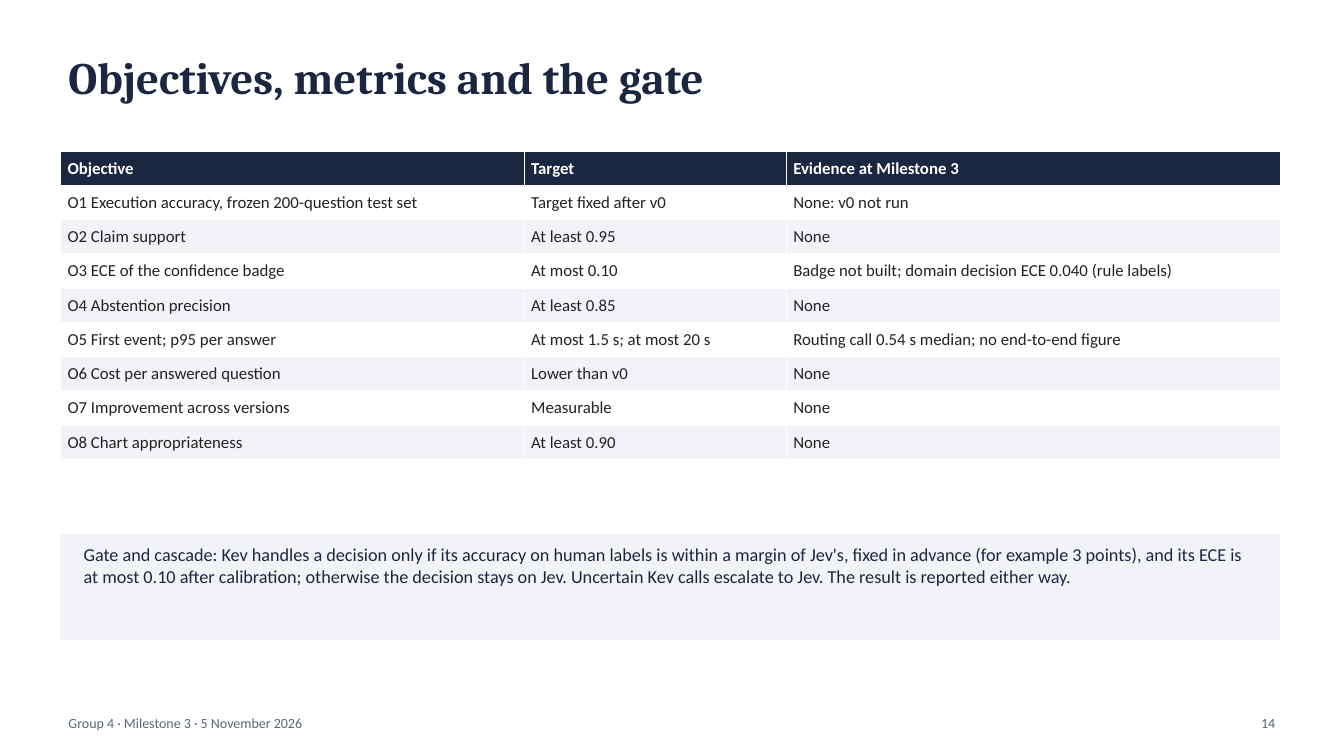
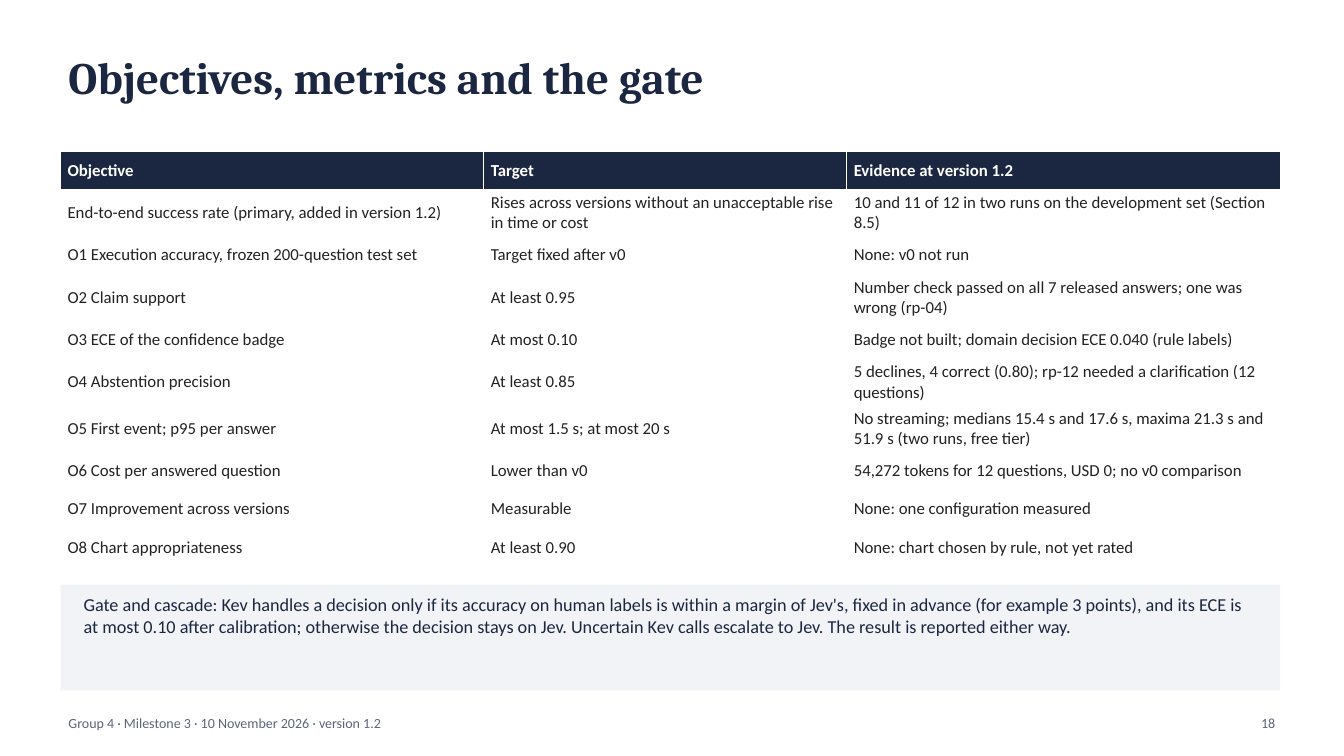
Before and after one commit to sathyaIITM/Group-4-DS-and-AI-Lab-Project, a slide deck: slide 18 of docs/milestones/Milestone3_TA_Presentation.pptx (slide 14 before the commit). Drawn at 1344x756 pixels with LibreOffice and Linux fonts; fonts in the diff are those of the drawing. Boxes give left, top, right and bottom in pixels: in the first picture for what was removed or moved away, otherwise in the second. Text is boxed around its words. In the diff, an @@ line names an element or a change of style, - is before the commit and + after.

Commit message:
DOC: Milestone 3 v1.2 final: slides, sign-off, items moved to Milestone 4, file links in the report; pin the embedding model and pgvector image, record run metadata, add the repeat run and a lock file.

```diff
--- a/docs/milestones/Milestone3_TA_Presentation.pptx
+++ b/docs/milestones/Milestone3_TA_Presentation.pptx
@@ table at (60,151,1280,560) @@
-row 1: Objective | Target | Evidence at Milestone 3
+row 1: Objective | Target | Evidence at version 1.2
+row 2: End-to-end success rate (primary, added in version 1.2) | Rises across versions without an unacceptable rise in time or cost | 10 and 11 of 12 in two runs on the development set (Section 8.5)
-row 4, column 3: None
+row 4, column 3: Number check passed on all 7 released answers; one was wrong (rp-04)
-row 6, column 3: None
+row 6, column 3: 5 declines, 4 correct (0.80); rp-12 needed a clarification (12 questions)
-row 7, column 3: Routing call 0.54 s median; no end-to-end figure
+row 7, column 3: No streaming; medians 15.4 s and 17.6 s, maxima 21.3 s and 51.9 s (two runs, free tier)
-row 8, column 3: None
+row 8, column 3: 54,272 tokens for 12 questions, USD 0; no v0 comparison
-row 9, column 3: None
+row 9, column 3: None: one configuration measured
-row 10, column 3: None
+row 10, column 3: None: chart chosen by rule, not yet rated
@@ rectangle: place and size @@
-rectangle at (60,534,1280,640)
+rectangle at (60,585,1280,691)
@@ text "Gate and cascade: Kev handles ...": place and size @@
-text "Gate and cascade: Kev handles ..." at (84,548,1241,586)
+text "Gate and cascade: Kev handles ..." at (84,598,1241,636)
@@ text at (68,718,381,730): text changed @@
-Group 4 · Milestone 3 · 5 November 2026
+Group 4 · Milestone 3 · 10 November 2026 · version 1.2
@@ text at (1261,718,1275,728): text changed @@
-14
+18
```
Also in this commit, not shown: 16 other slides changed, 4 slides added, 10 other files.
